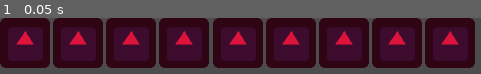
Above: before the commit, frame 1.
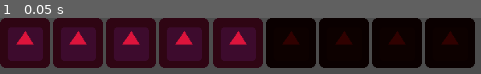
Above: after the commit, the same moment.

Repository: Phischermen/GMTK-JAM-2021
Game: Godot game, scene res://HealthCounter.tscn
Two runs of this game, one before a commit and one after it. Both use one fixed random seed, a clock stepped at 60 frames per second and the inputs below. This scene is started directly instead of the project's main scene. The engine's default icon, where the game draws it, is replaced by a stand-in: a white triangle on a blue panel in a dark square.
Inputs:
- Up to frame 1 (0.05 s): no input

The runs differ from the first frame. In frame 1, 37% of the frame differs, in the area x 55-99%, y 0-90%.

Commit message:
Cleaned up some names

Diff:
--- a/SYNTHA-6/HealthCounter.gd
+++ b/SYNTHA-6/HealthCounter.gd
@@ -1,27 +1,23 @@
 extends Control
-
-# Declare member variables here. Examples:
-# var a = 2
-# var b = "text"
 
 
 # Called when the node enters the scene tree for the first time.
 func _ready():
-	var amount = 9
-	_setHealth(amount)
+	var amount = 5
+	set_health(amount)
 	pass # Replace with function body.
 
 # Called every frame. 'delta' is the elapsed time since the previous frame.
 #func _process(delta):
 #	pass
-func _setHealth(amount):
-	var healthCount = 9;
+
+
+func set_health(amount):
 
 	# Set the color of the hearts.
 	for heart in $HBoxContainer.get_children():
 		heart.modulate = Color.crimson
 		amount -= 1
-
 		if (amount >= 0):
 			# Set the filled in hearts.
 			heart.modulate = Color.crimson
